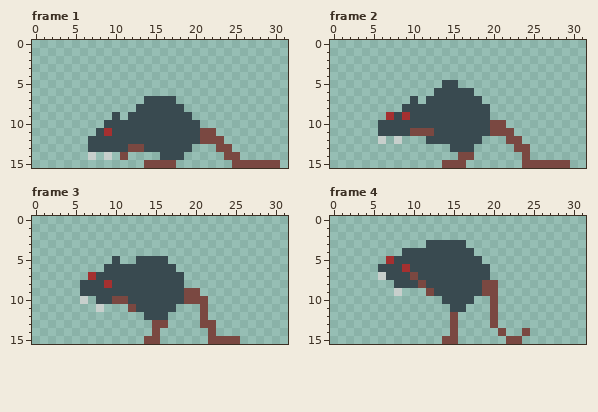
Two versions of one pixel-art file, aseprite/rat_melee_attack.aseprite. Above: the version before the commit.
32x16 pixels, 12 frames. Shown: frame 1, frame 2, frame 3, frame 4. The commit also changed other frames, which this record leaves out.
Now the later version:
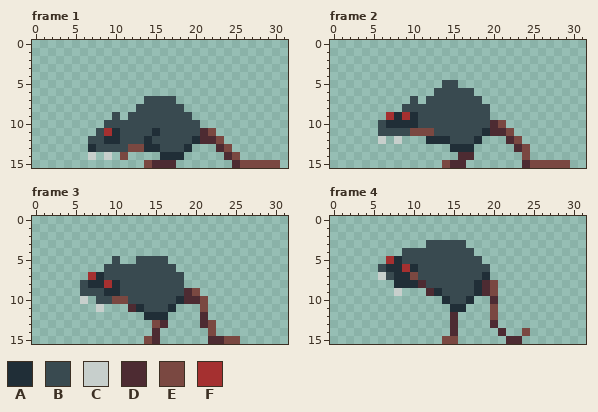
Palette (. is transparent): A #202e37  B #394a50  C #c7cfcc  D #4d2b32  E #7a4841  F #a53030
Diff:
Frame 1:
y 11: x 10 B -> A; x 15 B -> A; x 21 E -> D
y 12: x 9..10 BB -> AA; x 14 B -> A; x 20..22 BEE -> ADD
y 13: x 7 B -> A; x 14..15 BB -> AA; x 19 B -> A; x 23 E -> D
y 14: x 16..18 BBB -> AAA; x 24 E -> D
y 15: x 15..17 EEE -> DDD; x 25 E -> D
Frame 2:
y 9: x 8 B -> A; x 10 B -> A
y 10: x 7..10 BBBB -> AAAA; x 20 E -> D
y 11: x 19..21 BEE -> ADD
y 12: x 12..14 BBB -> AAA; x 18 B -> A; x 22 E -> D
y 13: x 15..17 BBB -> AAA; x 23 E -> D
y 14: x 16..17 EE -> DD
y 15: x 15..16 EE -> DD; x 24 E -> D
Frame 3:
y 7: x 8 B -> A
y 8: x 7..8 BB -> AA; x 10 B -> A
y 9: x 9..10 BB -> AA; x 19 E -> D
y 10: x 18..20 BEE -> ADD
y 11: x 12..13 EB -> DA; x 17 B -> A
y 12: x 14..16 BBB -> AAA; x 21 E -> D
y 13: x 16 E -> D; x 21 E -> D
y 14: x 15 E -> D
y 15: x 15 E -> D; x 22..23 EE -> DD
Frame 4:
y 5: x 8 B -> A
y 6: x 7..8 BB -> AA; x 10 B -> A
y 7: x 8..9 BB -> AA; x 19 B -> A
y 8: x 8..11 BBBE -> AAAD; x 18..19 BE -> AD
y 9: x 12..13 EB -> DA; x 18..19 BE -> AD
y 10: x 14 B -> A; x 17 B -> A; x 20 E -> D
y 11: x 15..16 BB -> AA
y 12: x 15 E -> D
y 13: x 15 E -> D; x 20 E -> D
y 14: x 15 E -> D; x 21 E -> D
y 15: x 22..23 EE -> DD
Boxes around the changes in both pictures, in picture pixels (x1, y1, x2, y2):
changed: (88, 128, 240, 168)
changed: (386, 112, 530, 168)
changed: (88, 272, 224, 344)
changed: (386, 256, 522, 344)
